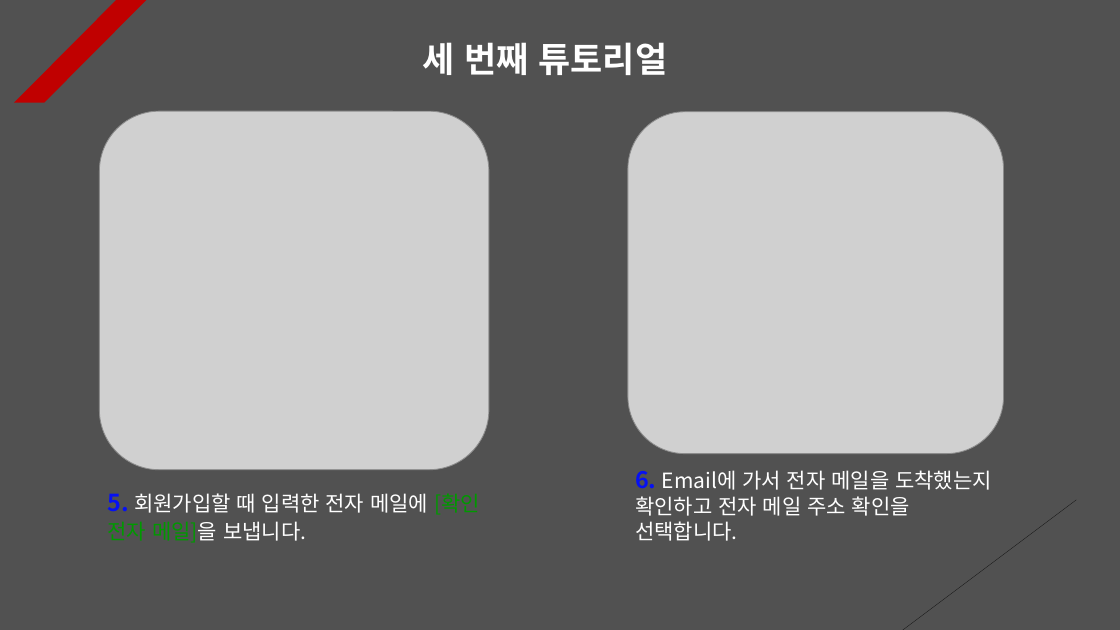
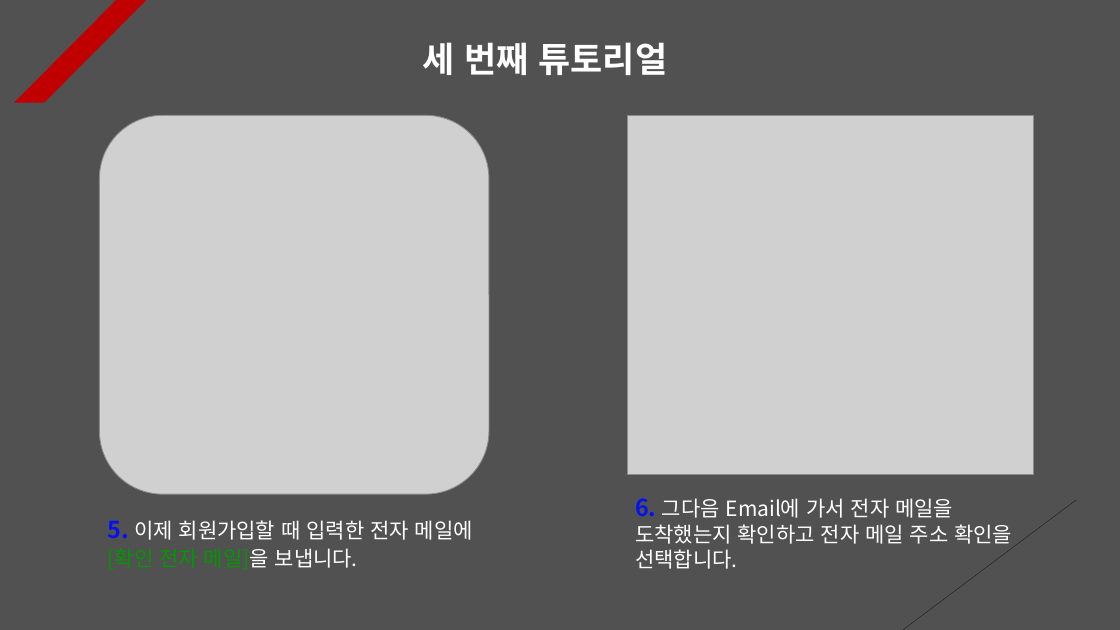
Before and after one commit to Unity2033/3D-UnityEngine, a slide deck: slide 3 of Assets/Class/Photon Server/PPT Data/Photon PlayFab.pptx. Drawn at 1120x630 pixels with LibreOffice and Linux fonts; fonts in the diff are those of the drawing; grey boxes stand for pictures. Boxes give left, top, right and bottom in pixels: in the first picture for what was removed or moved away, otherwise in the second. Text is boxed around its words. In the diff, an @@ line names an element or a change of style, - is before the commit and + after.

```diff
--- a/Assets/Class/Photon Server/PPT Data/Photon PlayFab.pptx
+++ b/Assets/Class/Photon Server/PPT Data/Photon PlayFab.pptx
@@ picture: place and size @@
-picture at box(99, 111, 489, 470)
+picture at box(99, 115, 489, 494)
@@ picture: place and size @@
-picture at box(628, 112, 1003, 454)
+picture at box(628, 115, 1033, 474)
@@ text at box(635, 498, 1012, 569): text changed @@
-6. Email에 가서 전자 메일을 도착했는지 확인하고 전자 메일 주소 확인을 선택합니다.
+6. 그다음 Email에 가서 전자 메일을 도착했는지 확인하고 전자 메일 주소 확인을 선택합니다.
@@ text at box(108, 520, 473, 570): text changed @@
-5. 회원가입할 때 입력한 전자 메일에 [확인 전자 메일]을 보냅니다.
+5. 이제 회원가입할 때 입력한 전자 메일에 [확인 전자 메일]을 보냅니다.
```
Also in this commit, not shown: 14 other slides changed, 1 slide added, 21 other files.
